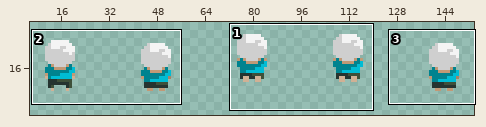
Sprite sheet -- Assets/_Project/Sprites/Player/player-up-light-Sheet.png. The first picture is a wide view before the edit; the outline marks the close-up.
Close-up. Old version:
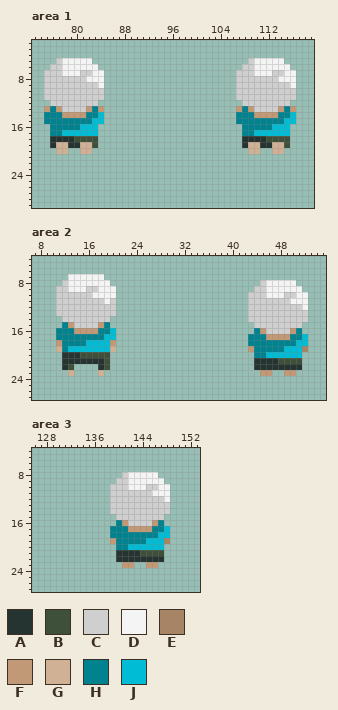
The file is 160x32 pixels. Colours within 5 levels of each other are drawn and written as one. Shown: area 1: x 73..119, y 2..29; area 2: x 7..55, y 4..27; area 3: x 126..153, y 4..27. The wide view leaves out empty margins.
Palette (. is transparent): A #253430  B #3e503a  C #cfcfcf  D #f4f4f4  E #a78465  F #c19976  G #d0b195  H #00838f  J #00bcd4
After the commit:
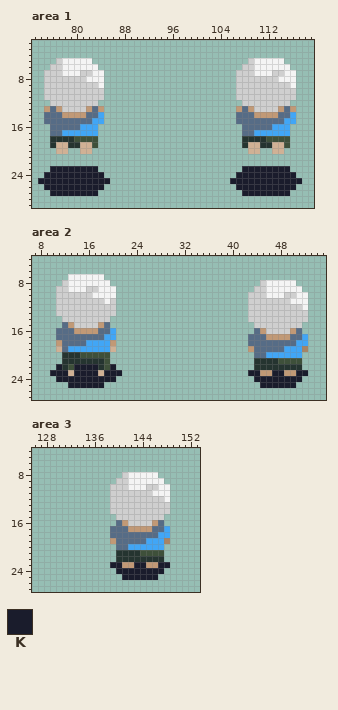
Colours new in this view: K #1a1c2c
Edits made:
@@ palette @@
-H #00838f
+H #566c86
-J #00bcd4
+J #41a6f6
--- area 1
@@ x 73..119 @@
 22 ...............................................
-23 ...............................................
-24 ...............................................
-25 ...............................................
-26 ...............................................
-27 ...............................................
+23 ...KKKKKKKK........................KKKKKKKK....
+24 ..KKKKKKKKKK......................KKKKKKKKKK...
+25 .KKKKKKKKKKKK....................KKKKKKKKKKKK..
+26 ..KKKKKKKKKK......................KKKKKKKKKK...
+27 ...KKKKKKKK........................KKKKKKKK....
 28 ...............................................
--- area 2
@@ x 7..55 @@
 21 .....AAAAAAAB........................AAAABBBB....
-22 .....AB....AB........................AAAAAAAA....
-23 ......G....G..........................FF..FF.....
-24 .................................................
-25 .................................................
+22 ....KABKKKKABK.......................AAAAAAAA....
+23 ...KKKGKKKKGKKK.....................KKFFKKFFKK...
+24 ....KKKKKKKKKK.......................KKKKKKKK....
+25 ......KKKKKK..........................KKKKKK.....
 26 .................................................
--- area 3
@@ x 137..150 @@
 22 ...AAAAAAAA...
-23 ....FF..FF....
-24 ..............
-25 ..............
+23 ..KKFFKKFFKK..
+24 ...KKKKKKKK...
+25 ....KKKKKK....
 26 ..............
Boxes around the changes in both close-ups, in picture pixels (x1, y1, x2, y2):
changed: (44, 106, 104, 136)
changed: (236, 106, 296, 136)
added: (38, 166, 110, 196)
added: (230, 166, 302, 196)
changed: (50, 322, 122, 388)
changed: (248, 328, 308, 388)
changed: (110, 520, 170, 580)
